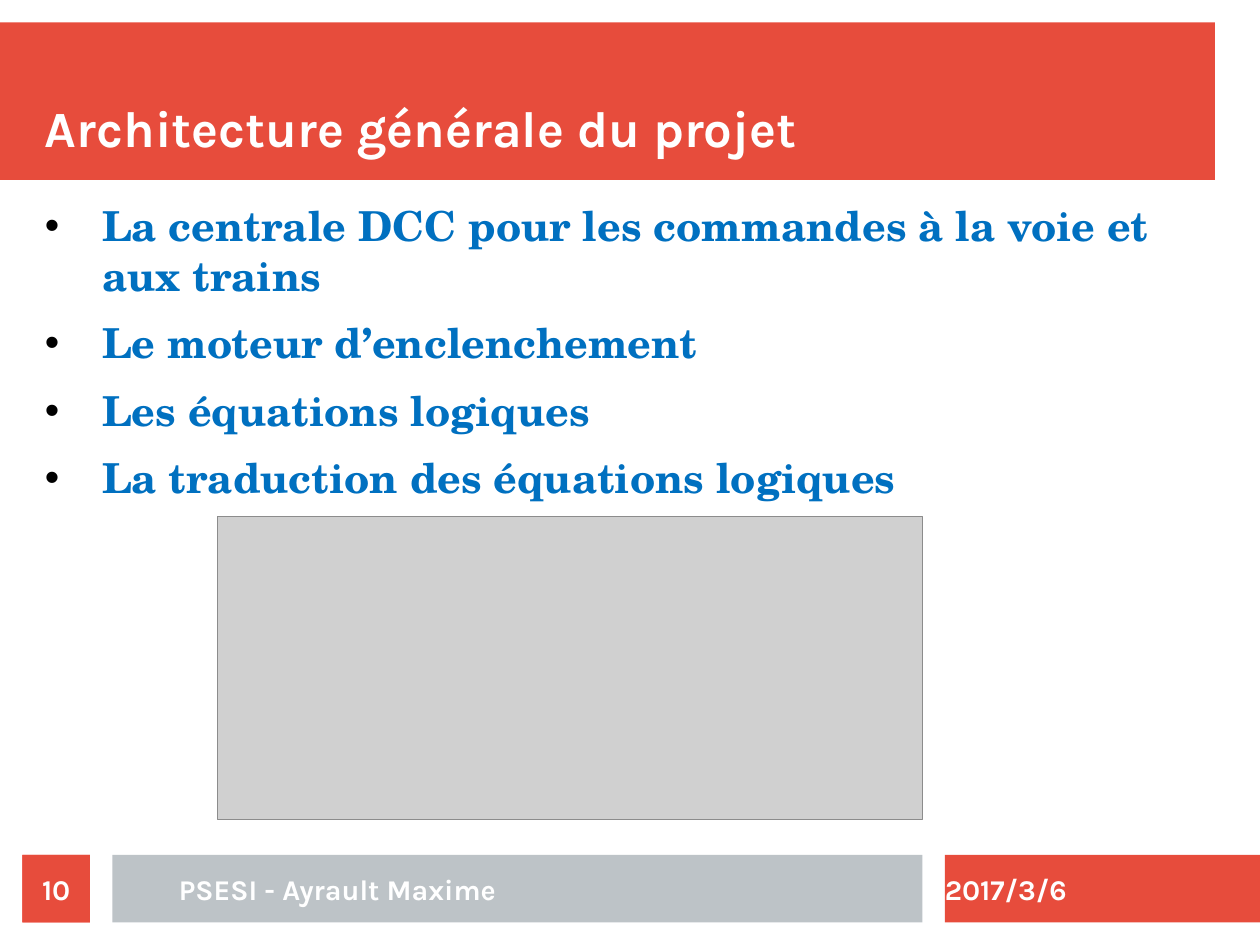
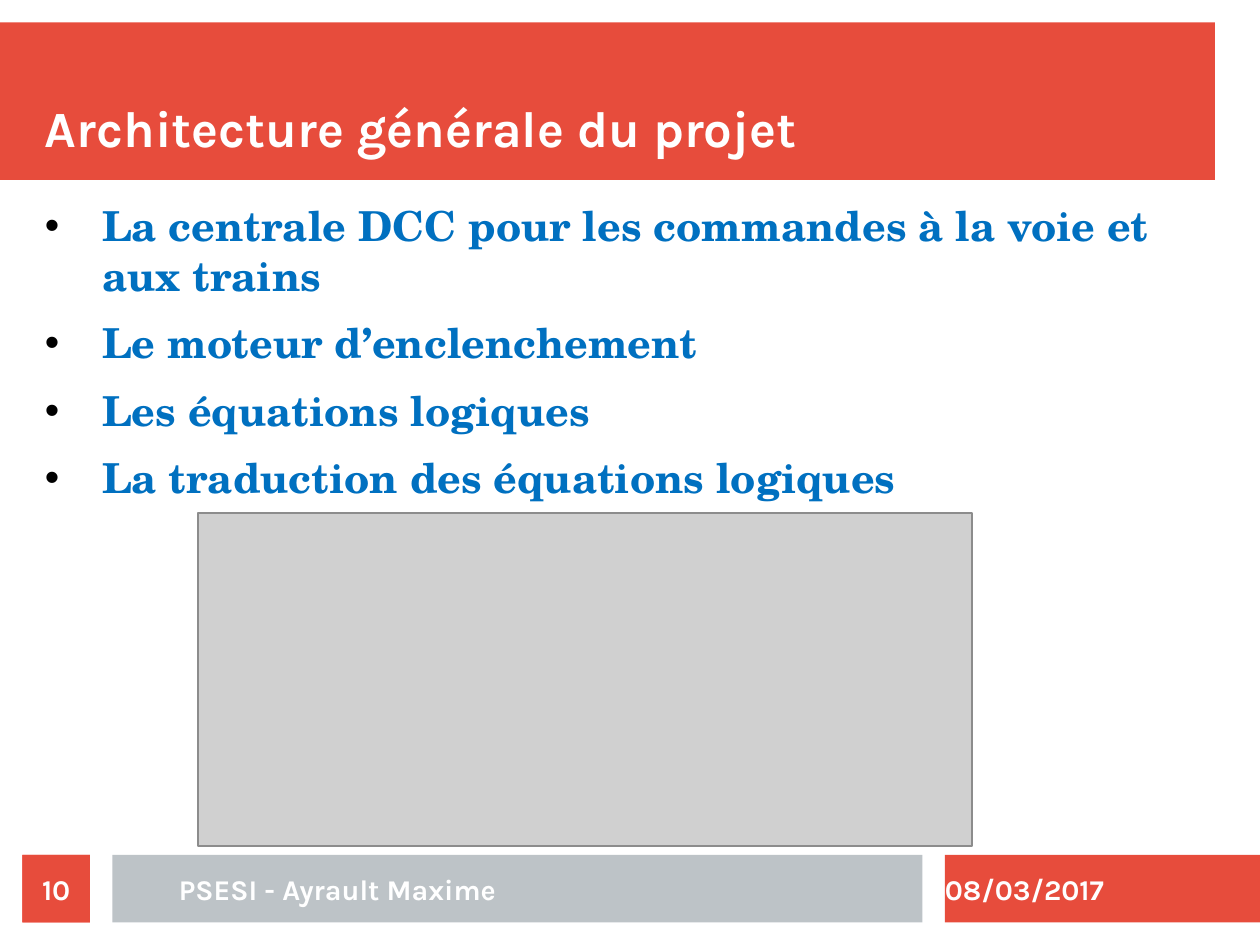
Before and after one commit to maximouth/CBI, a slide deck: slide 10 of Presentation/presentation.odp. Drawn at 1260x945 pixels with LibreOffice and Linux fonts; fonts in the diff are those of the drawing; grey boxes stand for pictures. Boxes give left, top, right and bottom in pixels: in the first picture for what was removed or moved away, otherwise in the second. Text is boxed around its words. In the diff, an @@ line names an element or a change of style, - is before the commit and + after.

```diff
--- a/Presentation/presentation.odp
+++ b/Presentation/presentation.odp
@@ picture: place and size @@
-picture at bbox=[218, 517, 923, 820]
+picture at bbox=[198, 513, 972, 846]
@@ text at bbox=[945, 878, 1104, 903]: text changed @@
-2017/3/6
+08/03/2017
```
Also in this commit, not shown: 22 other slides changed, 2 slides added.
